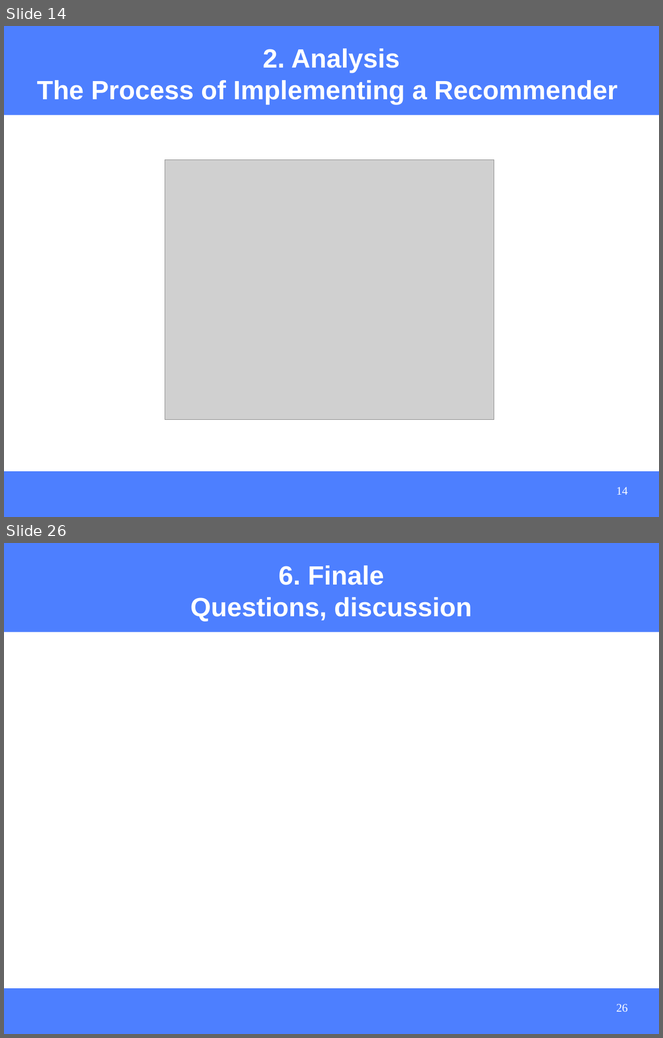
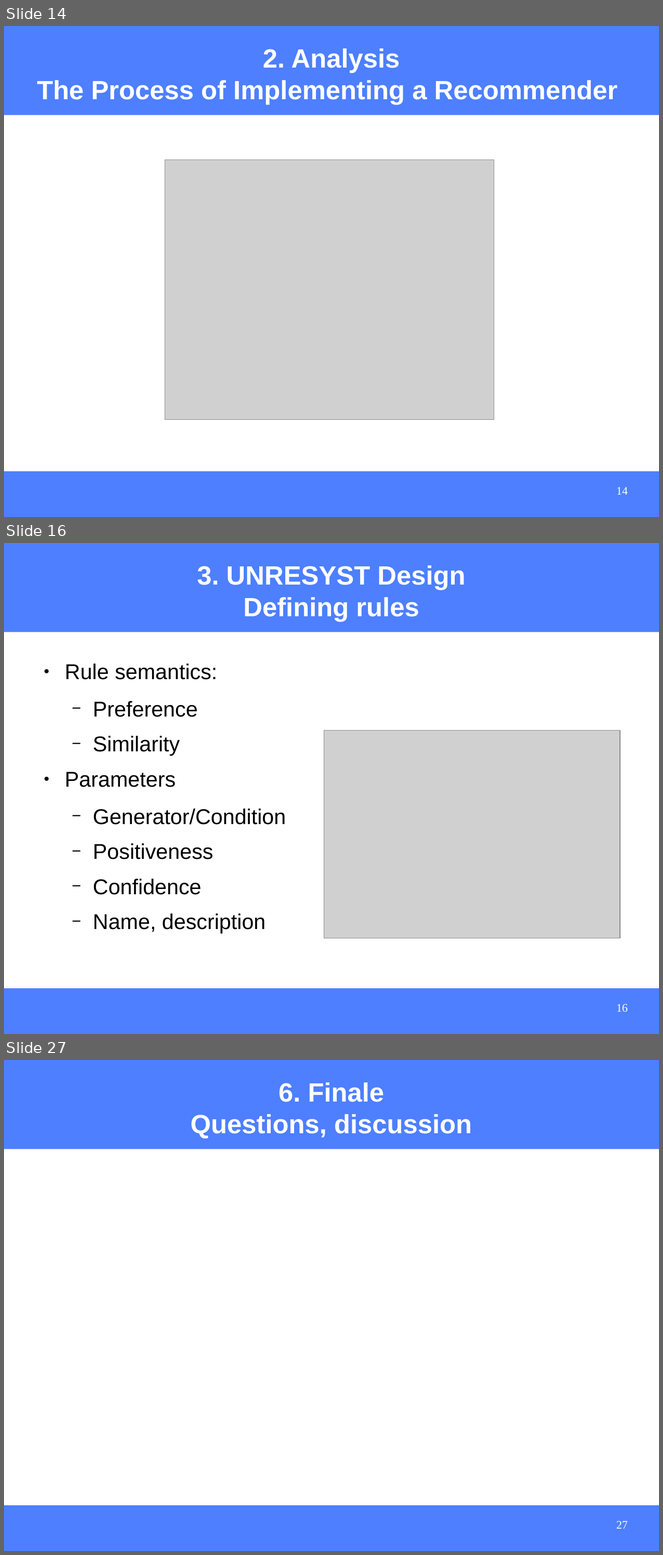
Before and after one commit to hasantayyar/unresyst, a slide deck: docs/presentations/unresyst_seminar_110308.odp. Shown one above the other, each under a label of ours: slides 14 and 26 before the commit, slides 14, 16 and 27 after it; the slides between them are not shown. The pictures are 663x1038 and 663x1555 pixels, drawn with LibreOffice and Linux fonts; fonts in the diff are those of the drawing; grey boxes stand for pictures. Boxes give left, top, right and bottom in pixels: in the first picture for what was removed or moved away, otherwise in the second. Text is boxed around its words. In the diff, an @@ line names an element or a change of style, - is before the commit and + after.

```diff
--- a/docs/presentations/unresyst_seminar_110308.odp
+++ b/docs/presentations/unresyst_seminar_110308.odp
@@ slide 16 added at [4, 543, 659, 1034], background #FFFFFF; not listed: 2 template elements that a slide beside it also shows @@
@@ title added at [197, 565, 465, 622], 32 pt, text #FFFFFF, bold @@
+3. UNRESYST Design
+Defining rules
@@ text added at [65, 664, 286, 934], 26 pt, text #000000 @@
+● Rule semantics:
+  − Preference
+  − Similarity
+● Parameters
+  − Generator/Condition
+  − Positiveness
+  − Confidence
+  − Name, description
@@ picture added at [324, 731, 621, 939] @@
@@ page number added at [617, 1004, 628, 1012], 14 pt, text #FFFFFF @@
+16
@@ what was slide 26 is now slide 27 @@
@@ page number at [617, 1521, 628, 1529]: text changed @@
-26
+27
```
Also in this commit, not shown: 3 slides changed, 8 other slides added, 8 slides removed, 16 other files.
